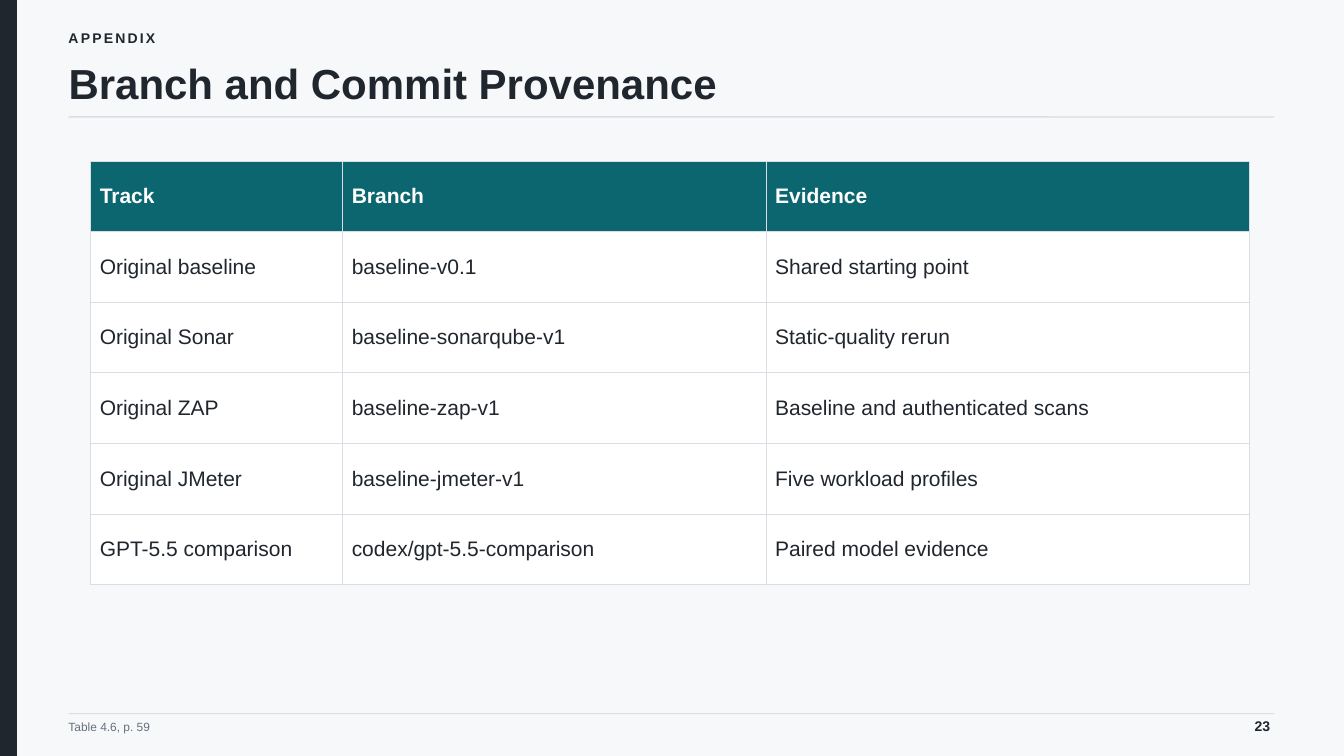
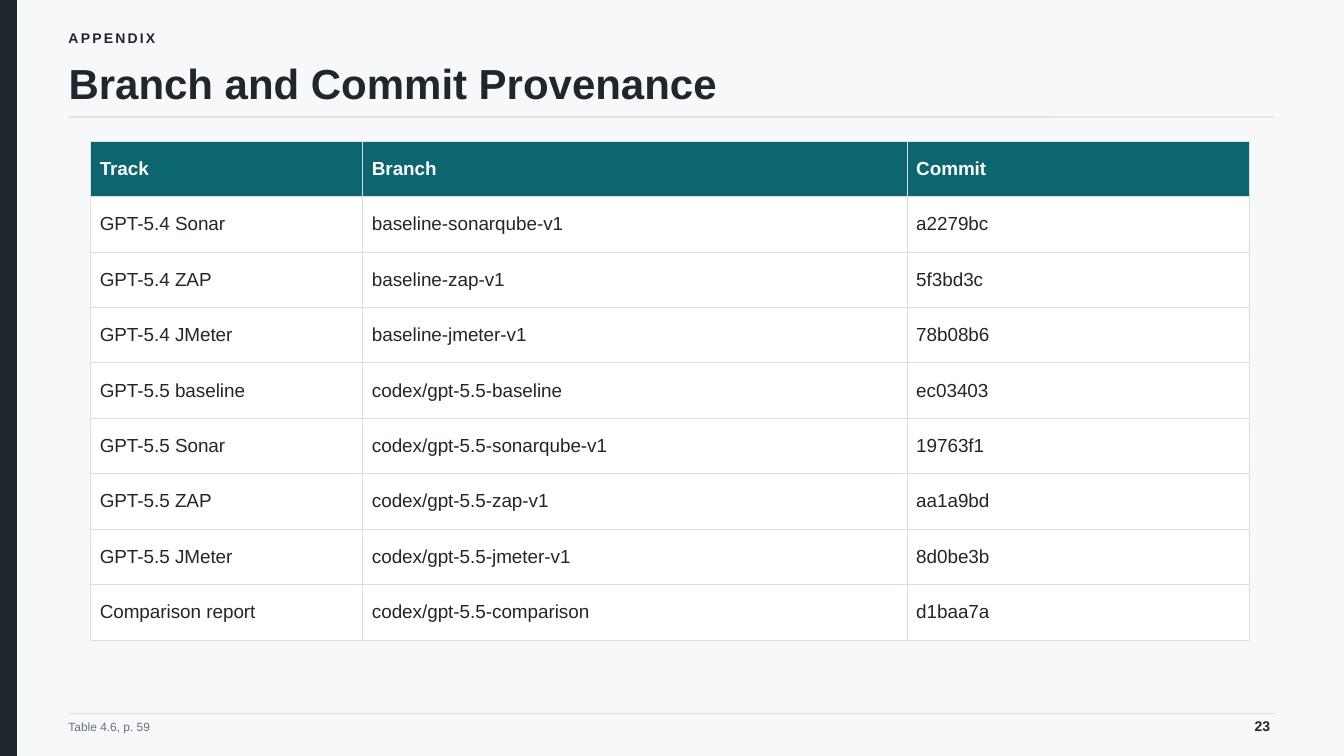
Before and after one commit to minatozaki98/financial-accounting, a slide deck: slide 23 of Document/outputs/final-defense/G6519692_Zaw_Ye_Htut_Ko_Final_Thesis_Defense.pptx. Drawn at 1344x756 pixels with LibreOffice and Linux fonts; fonts in the diff are those of the drawing. Boxes give left, top, right and bottom in pixels: in the first picture for what was removed or moved away, otherwise in the second. Text is boxed around its words. In the diff, an @@ line names an element or a change of style, - is before the commit and + after.

```diff
--- a/Document/outputs/final-defense/G6519692_Zaw_Ye_Htut_Ko_Final_Thesis_Defense.pptx
+++ b/Document/outputs/final-defense/G6519692_Zaw_Ye_Htut_Ko_Final_Thesis_Defense.pptx
@@ table at (91,141,1250,670) @@
-row 1: Track | Branch | Evidence
-row 2: Original baseline | baseline-v0.1 | Shared starting point
-row 3: Original Sonar | baseline-sonarqube-v1 | Static-quality rerun
-row 4: Original ZAP | baseline-zap-v1 | Baseline and authenticated scans
-row 5: Original JMeter | baseline-jmeter-v1 | Five workload profiles
-row 6: GPT-5.5 comparison | codex/gpt-5.5-comparison | Paired model evidence
+row 1: Track | Branch | Commit
+row 2: GPT-5.4 Sonar | baseline-sonarqube-v1 | a2279bc
+row 3: GPT-5.4 ZAP | baseline-zap-v1 | 5f3bd3c
+row 4: GPT-5.4 JMeter | baseline-jmeter-v1 | 78b08b6
+row 5: GPT-5.5 baseline | codex/gpt-5.5-baseline | ec03403
+row 6: GPT-5.5 Sonar | codex/gpt-5.5-sonarqube-v1 | 19763f1
+row 7: GPT-5.5 ZAP | codex/gpt-5.5-zap-v1 | aa1a9bd
+row 8: GPT-5.5 JMeter | codex/gpt-5.5-jmeter-v1 | 8d0be3b
+row 9: Comparison report | codex/gpt-5.5-comparison | d1baa7a
@@ table: place and size @@
-table at (91,161,1250,615)
+table at (91,141,1250,670)
```
Also in this commit, not shown: 4 other slides changed, 9 other files.
